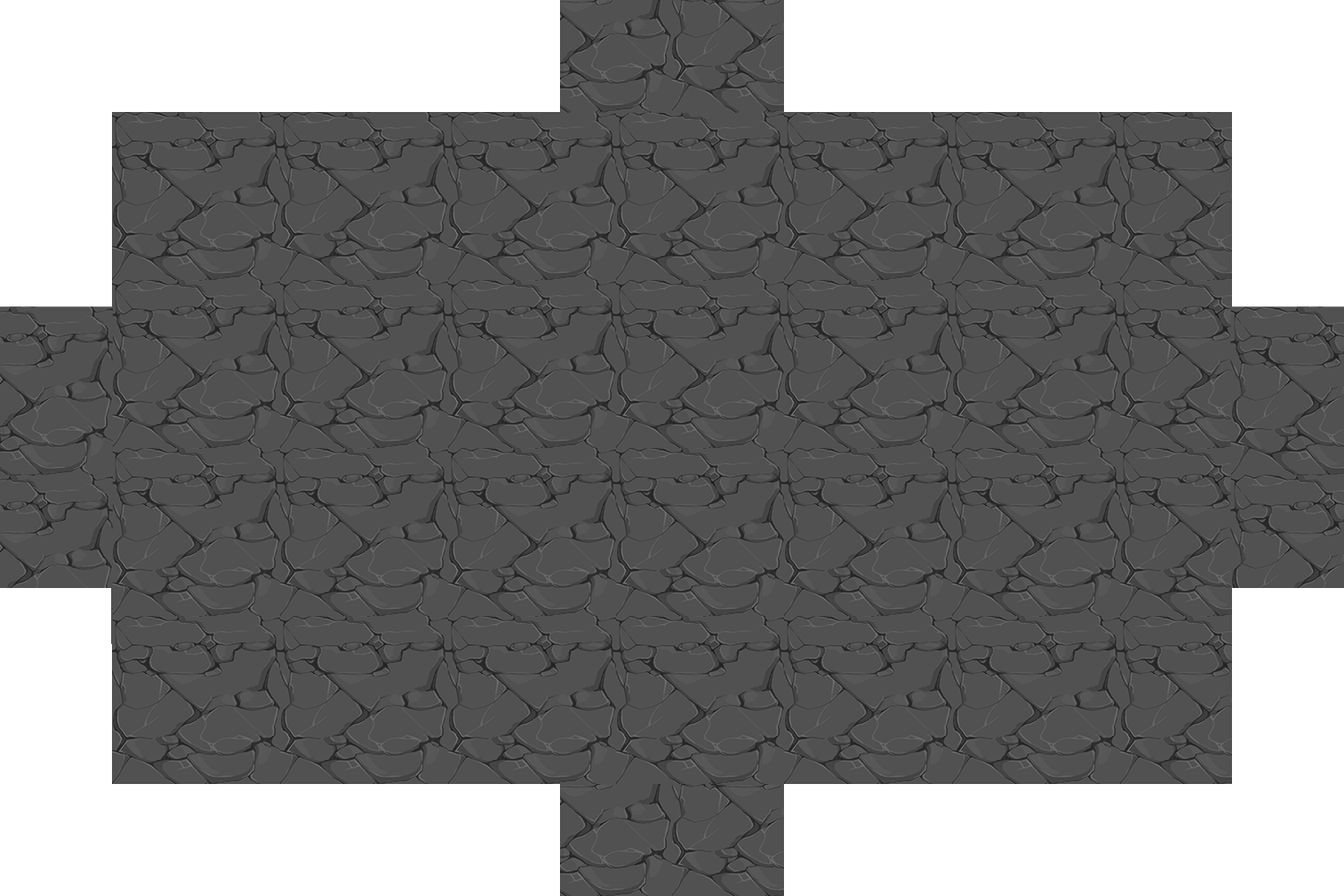
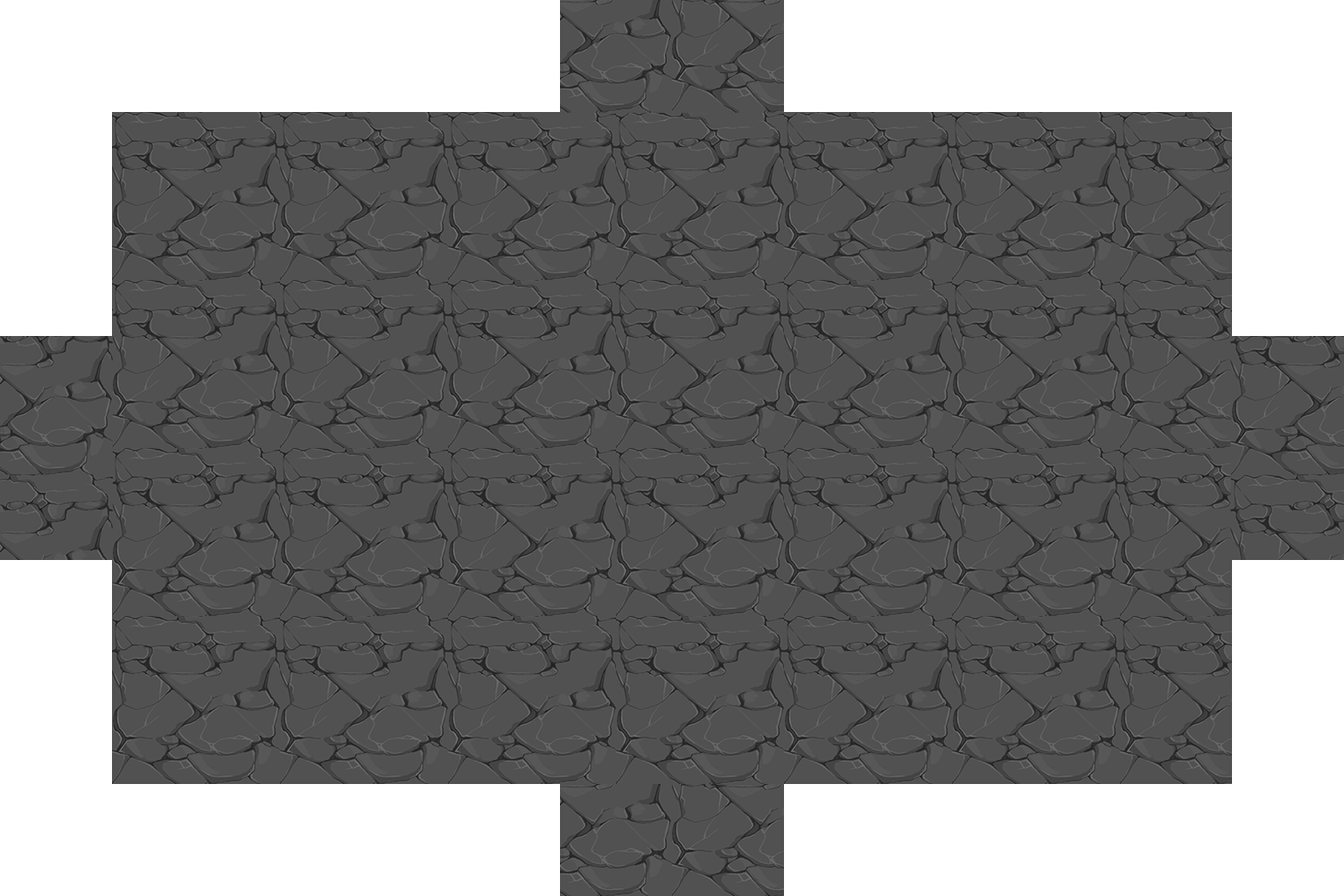
Two versions of the same layered image (w=1344, h=896). Layer-by-layer changes:
painted on "Layer 3 copy 3" over [left=0, top=306, right=112, bottom=644]
painted on "Layer 3 copy" over [left=1231, top=306, right=1344, bottom=588]
